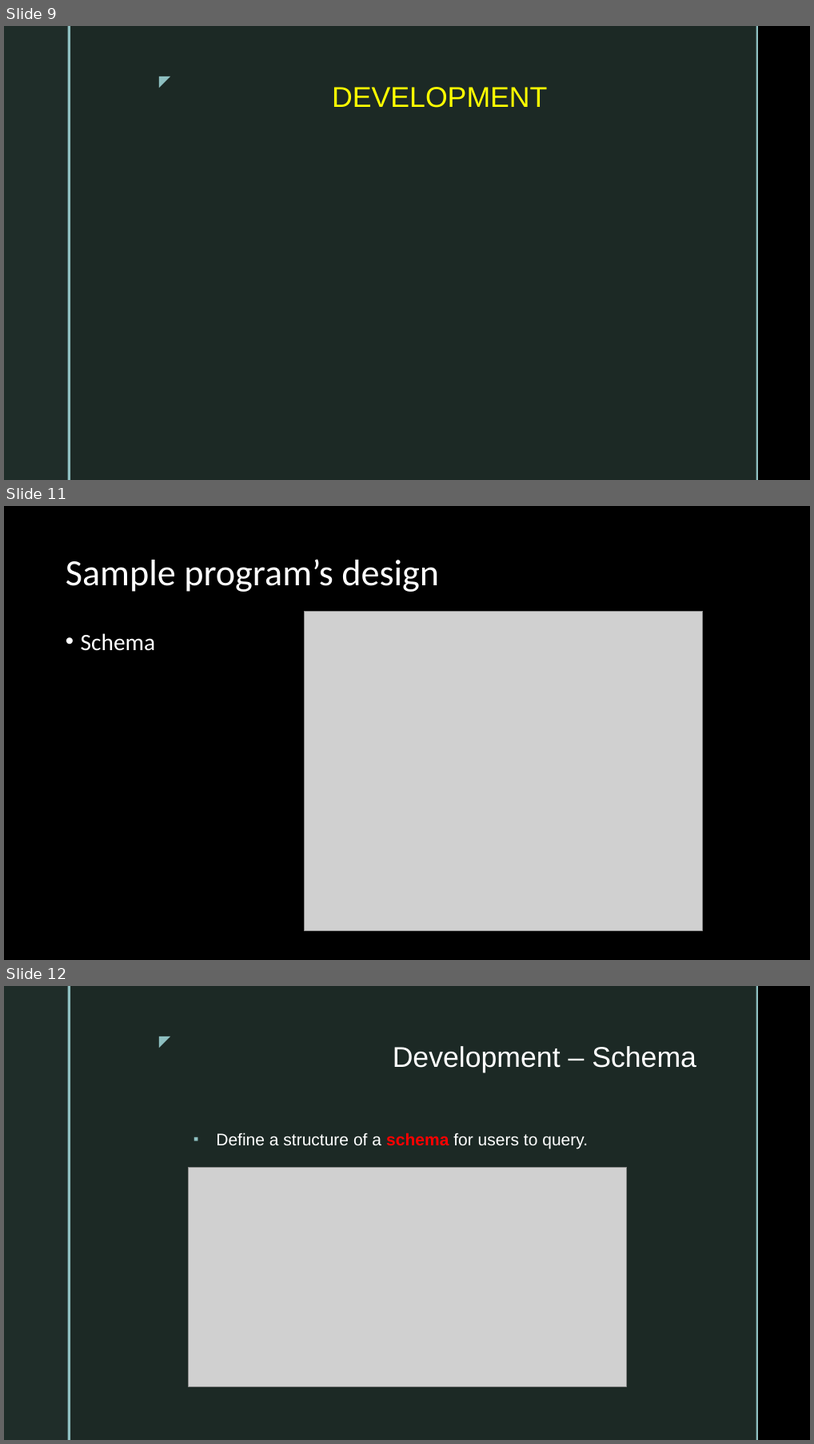
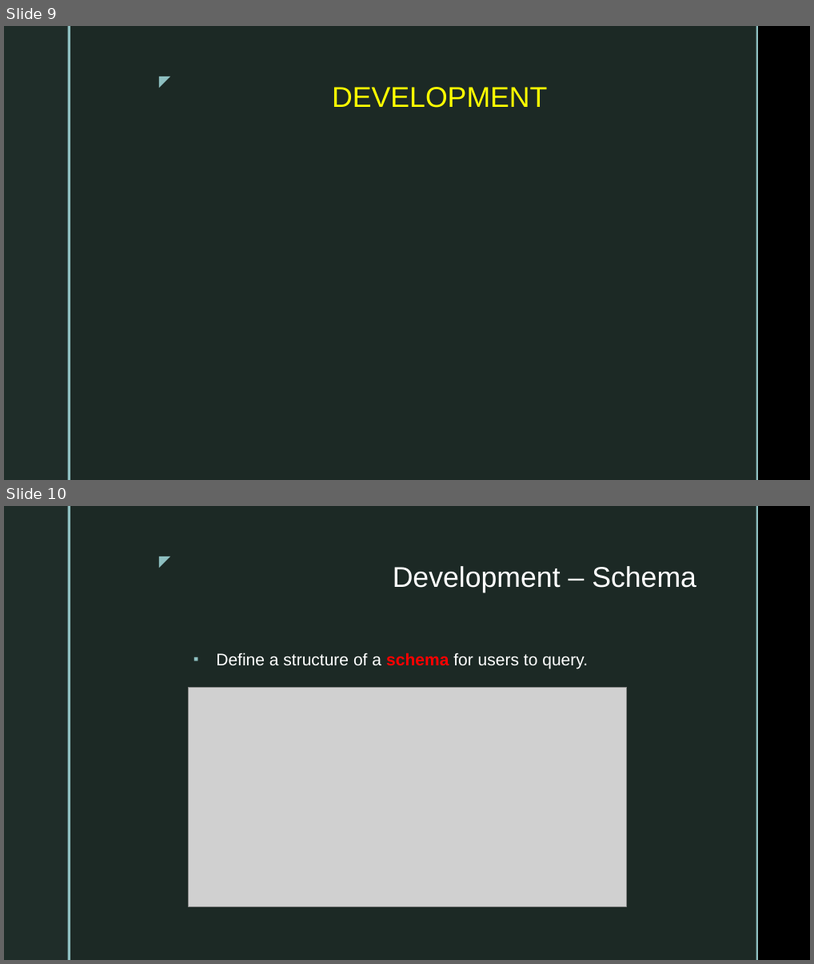
Before and after one commit to dtvu94/Apollo-Server-Client, a slide deck: Docs/Apollo_Server.pptx. Shown one above the other, each under a label of ours: slides 9, 11 and 12 before the commit, slides 9 and 10 after it; the slides between them are not shown. The pictures are 814x1444 and 814x964 pixels, drawn with LibreOffice and Linux fonts; fonts in the diff are those of the drawing; grey boxes stand for pictures; background and template pictures are left out. Boxes give left, top, right and bottom in pixels: in the first picture for what was removed or moved away, otherwise in the second. Text is boxed around its words. In the diff, an @@ line names an element or a change of style, - is before the commit and + after.

```diff
--- a/Docs/Apollo_Server.pptx
+++ b/Docs/Apollo_Server.pptx
@@ slide 11 removed at [4, 506, 810, 960], background #000000 @@
@@ title removed at [66, 559, 439, 592] @@
-Sample program’s design
@@ picture removed at [305, 611, 703, 930] @@
@@ text removed at [81, 633, 155, 651] @@
-• Schema
@@ what was slide 12 is now slide 10 @@
```
Also in this commit, not shown: 1 slide changed, 1 other slide removed, 27 other files.
